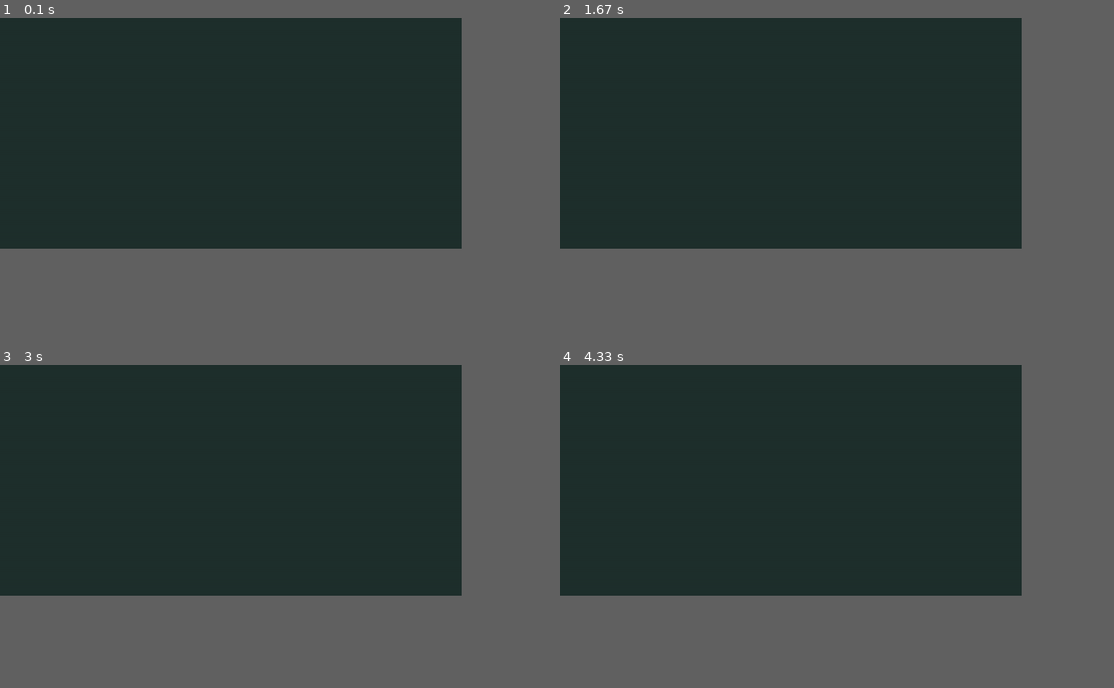
Above: before the commit, frames 1-4 (two rows, left to right).
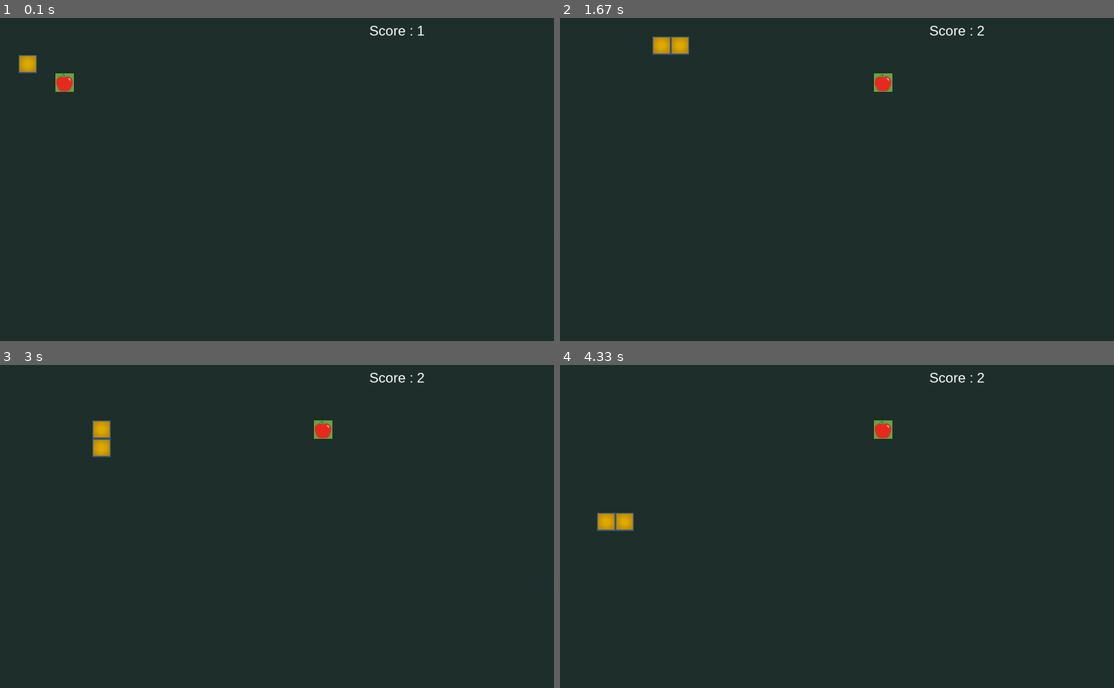
Above: after the commit, the same moments.

Repository: sachin108/Snake_play_using_Pygame
Game: pygame game, started from main.py
Same seed, same stepped clock (60 frames per second), same inputs: the game is played once before the commit and once after it.
Inputs:
- Up to frame 1 (0.1 s): no input
- Up to frame 2 (1.67 s): hold Right 0.33-0.8 s; hold Up 0.83-1.27 s; hold Right from 1.3 s (still down)
- Up to frame 3 (3 s): release Right at 1.8 s; hold Left 1.83-2.37 s; hold Down 2.4-2.95 s; tap Enter at 2.98 s
- Up to frame 4 (4.33 s): hold Left 3.65-4.2 s; hold Up from 4.23 s (still down)
The window is 750x375 before the commit and 900x525 after it. Grey fills any space a smaller window leaves; there, only what the larger window draws over its background counts as a difference.

The runs differ from the first frame. In frame 1, 0.5% of the frame differs, in the area x 3-77%, y 2-23%; in frame 2, 0.7%, in the area x 16-77%, y 2-23%; in frame 3, 0.7%; in frame 4, 0.7%.

Commit message:
20th March

Diff:
--- a/main.py
+++ b/main.py
@@ -1,19 +1,171 @@
 from asyncio import events
+from ctypes.wintypes import SIZE
+from logging import exception
 import pygame
+import time
+import random
+
+SIZE = 40
+Background_Color = (31, 48, 45)
+
+class Apple:
+    def __init__(self, parent_screen):
+        self.image = pygame.image.load("resources/apple.jpg")
+        self.parent_screen = parent_screen
+        self.x = SIZE*3
+        self.y = SIZE*3
+
+    def draw(self):
+        self.parent_screen.blit(self.image, (self.x, self.y))
+        pygame.display.flip()
+
+    def move(self):
+        self.x=random.randint(0,20)*40
+        self.y=random.randint(0,15)*40
+
+class Snake:
+    def __init__(self, parent_screen, length):
+        self.length=length
+        self.parent_screen=parent_screen
+        self.block=pygame.image.load("resources/block.jpg").convert()
+        # x and y axes
+        self.x=[SIZE] * length
+        self.y=[SIZE] * length
+
+        self.direction='down'
+
+    def draw(self):
+        self.parent_screen.fill(Background_Color)
+        for i in range(self.length):
+            self.parent_screen.blit(self.block, (self.x[i], self.y[i]))
+        pygame.display.flip()
+
+    def move_up(self):
+        self.direction = "up"
+
+    def move_down(self):
+        self.direction = "down"
+
+    def move_right(self):
+        self.direction = "right"
+
+    def move_left(self):
+        self.direction = "left"
+
+    def walk(self):
+        for i in range(self.length-1, 0, -1):
+            self.x[i] = self.x[i-1]
+            self.y[i] = self.y[i-1]
+
+        if self.direction=='up':
+            self.y[0] -= SIZE
+        if self.direction=='down':
+            self.y[0] += SIZE
+        if self.direction=='right':
+            self.x[0] += SIZE
+        if self.direction=='left':
+            self.x[0] -= SIZE
+        self.draw()
+
+    def increase_length(self):
+        self.length += 1
+        self.x.append(-1)
+        self.y.append(-1)
+
+class Game:
+    def __init__(self) :
+        pygame.init()
+        pygame.mixer.init()
+        self.surface=pygame.display.set_mode((1200,700))
+        self.surface.fill((31, 48, 45))
+
+        self.snake=Snake(self.surface, 1)
+        self.snake.draw()
+
+        self.apple=Apple(self.surface)
+        self.apple.draw()
+
+    def play(self):
+        self.snake.walk()
+        self.apple.draw()
+        self.displayScore()
+        pygame.display.flip()
+
+        # if snake colloide with apple
+        if self.is_collision(self.snake.x[0], self.snake.y[0], self.apple.x, self.apple.y):
+            sound=pygame.mixer.Sound("resources/ding.mp3")
+            pygame.mixer.Sound.play(sound)
+            self.snake.increase_length()
+            self.apple.move()
+
+        # if snake colloide with itself
+        for i in range(3, self.snake.length):
+            if self.is_collision(self.snake.x[0],self.snake.y[0], self.snake.x[i], self.snake.y[i] ):
+                sound=pygame.mixer.Sound("resources/crash.mp3")
+                pygame.mixer.Sound.play(sound)
+
+                raise "Game Over"
+
+    def run(self):
+        running = True
+        pause = False
+        while running:
+            for event in pygame.event.get():
+                if event.type == pygame.KEYDOWN:    #detects a key being pressed
+                    if event.key == pygame.K_ESCAPE:
+                        running=False
+                    if event.key == pygame.K_RETURN:
+                        pause = False
+                    if not pause:
+                        if event.key == pygame.K_UP:
+                            self.snake.move_up()
+
+                        if event.key == pygame.K_DOWN:
+                            self.snake.move_down()
+
+                        if event.key == pygame.K_RIGHT:
+                            self.snake.move_right()
+
+                        if event.key == pygame.K_LEFT:
+                            self.snake.move_left()
+
+                elif event.type == pygame.QUIT:
+                    running=False
+
+            try:
+                if not pause:
+                    self.play()
+            except Exception as e:
+                self.show_game_over()
+                pause=True
+                self.reset()
+
+            time.sleep(0.2)
+
+    def is_collision(self, x1, y1, x2, y2):
+        if x1 >= x2 and x1 <= x2+SIZE:
+            if y1 >= y2 and y1 <= y2+SIZE:
+                return True
+        return False
+
+    def displayScore(self):
+        font = pygame.font.SysFont('arial', 30)
+        score = font.render(f"Score : {self.snake.length} ", True, (255, 255, 255))
+        self.surface.blit(score, (800, 10))
+
+    def show_game_over(self):
+        self.surface.fill(Background_Color)
+        font = pygame.font.SysFont('arial', 30)
+        score = font.render(f"Game over! Your Score is : {self.snake.length} ", True, (255, 255, 255))
+        self.surface.blit(score, (200, 300))
+        line2 = font.render(f"To play again press Enter. To exit press Escape!", True, (255, 255, 255))
+        self.surface.blit(line2, (200, 350))
+        pygame.display.flip()
+
+    def reset(self):
+        self.apple = Apple(self.surface)
+        self.snake = Snake(self.surface, 1)
 
 if __name__ == "__main__":
-    pygame.init()
-
-    surface=pygame.display.set_mode((1000,500))
-    surface.fill((31, 48, 45))
-    pygame.display.flip()
-
-    running = True
-    while running:
-        for event in pygame.event.get():
-            if event.type == pygame.KEYDOWN:    #detects a key being pressed
-                if event.key == pygame.K_ESCAPE:
-                    running=False
-                pass
-            elif event.type == pygame.QUIT:
-                running=False
+    game = Game()
+    game.run()
